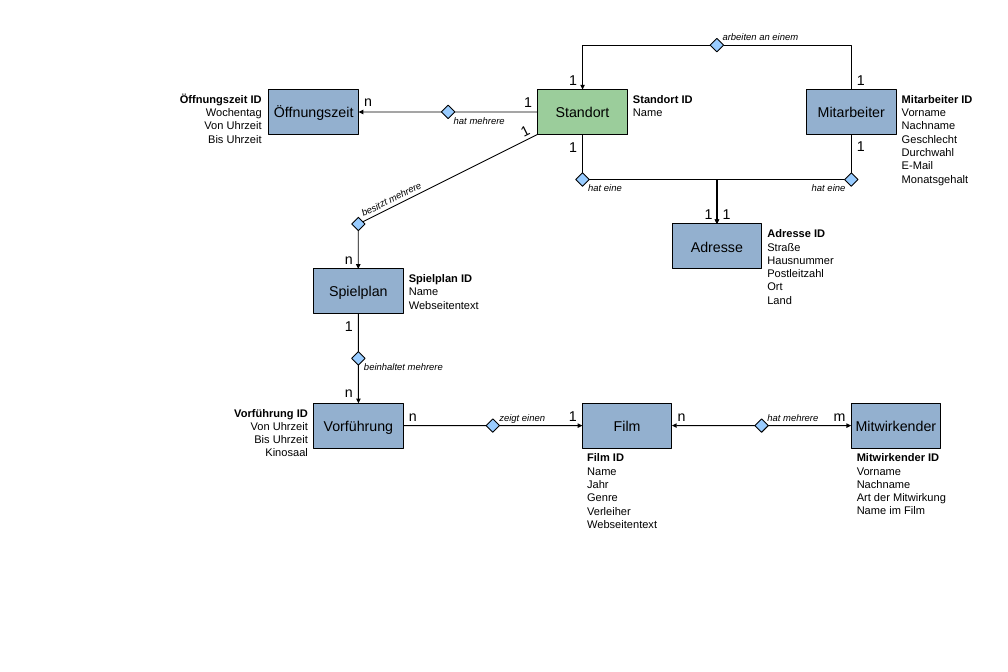
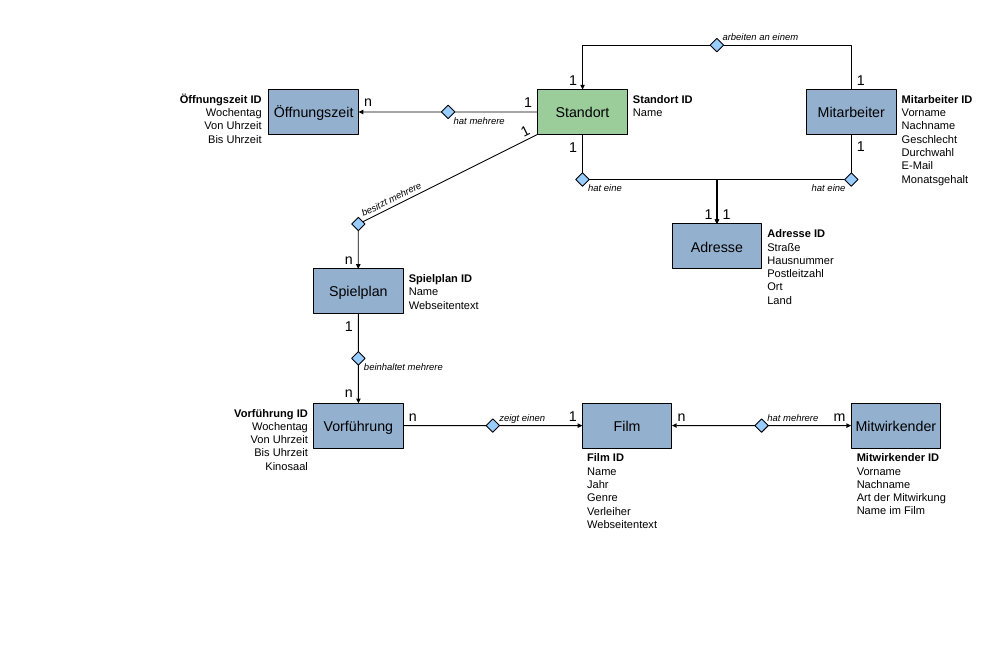
Before and after one commit to DennisSchulmeister/dhbwka-wwi-vertsys-2018-folien, a slide deck: slide 1 of static/2-javaee/jpa/_src/aufgabe2-kino.odp. Drawn at 1008x672 pixels with LibreOffice and Linux fonts; fonts in the diff are those of the drawing. Boxes give left, top, right and bottom in pixels: in the first picture for what was removed or moved away, otherwise in the second. Text is boxed around its words. In the diff, an @@ line names an element or a change of style, - is before the commit and + after.

```diff
--- a/static/2-javaee/jpa/_src/aufgabe2-kino.odp
+++ b/static/2-javaee/jpa/_src/aufgabe2-kino.odp
@@ text at box(252, 422, 308, 432): paragraph added @@
+Wochentag
```
Also in this commit, not shown: 1 other slide changed, 15 other files.
